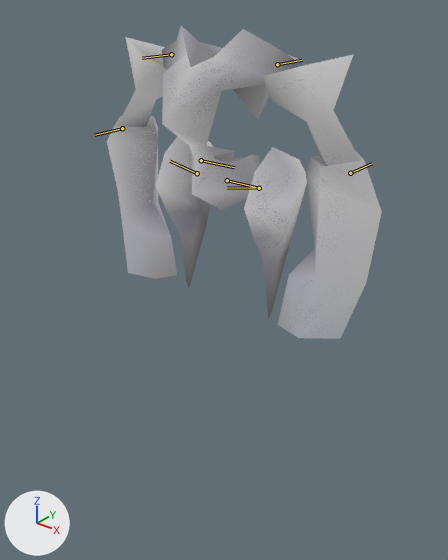
What one commit did to the glTF model assets/enemies/swordman_rare/swordman_rare.glb.
Before and after are seen from a 50 mm camera at (3.83, -4.84, 3.31) aimed at (-0.12, 0.1, 0.24). Lighting does not change. The marker at lower left points along +X, +Y and +Z. The older version comes first. The bones that bend it are drawn over the model as lines.

Objects in the first picture: 'b_262.001'.
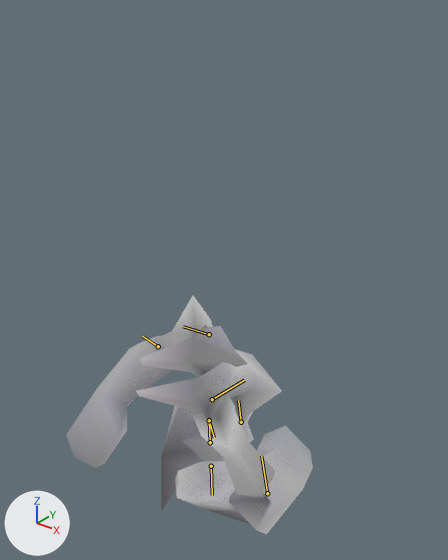
The newer file adds an action. The first version stands in its rest pose; the second is drawn at frame 5 of the action 'b062_stt'.

The edits, one by one:
Bone 'main_body' (bone_main_body) moves from (0.0, 0.0, 0.0) to (-3.342, -0.111, -0.19).
Bone 'main_body' (bone_main_body) turns from (0, 0, 0) to (131, 4, -1) degrees about its own x, y and z.
Bone 'l_upper_arm' (bone_l_upper_arm) turns from (0, 0, 0) to (-18, 5, 36) degrees about its own x, y and z.
Bone 'l_fore_arm' (bone_l_fore_arm) moves from (0.0, 0.0, 0.0) to (0.254, 0.728, 0.121).
Bone 'l_fore_arm' (bone_l_fore_arm) turns from (0, 0, 0) to (30, 20, -52) degrees about its own x, y and z.
Bone 'r_upper_arm' (bone_r_upper_arm) turns from (0, 0, 0) to (-14, 14, 20) degrees about its own x, y and z.
Bone 'r_fore_arm' (bone_r_fore_arm) moves from (0.0, 0.0, 0.0) to (0.081, 0.514, -0.243).
Bone 'r_fore_arm' (bone_r_fore_arm) turns from (0, 0, 0) to (-76, 51, 24) degrees about its own x, y and z.
Bone 'l_thigh' (bone_l_thigh) turns from (0, 0, 0) to (-10, -32, 24) degrees about its own x, y and z.
Bone 'r_thigh' (bone_r_thigh) turns from (0, 0, 0) to (1, 19, -16) degrees about its own x, y and z.

Pixel boxes [x1, y1, x2, y2] of what changed, in the pictures (448 x 560 px):
'b_262.001', posed (10% narrower, 24% shorter): before [107, 26, 382, 339]; after [66, 296, 313, 534]
bone 'main_body', root to tip: before (227, 180) to (259, 188); after (210, 442) to (209, 420)
bone 'l_upper_arm', root to tip: before (277, 64) to (302, 60); after (209, 334) to (183, 326)
bone 'l_fore_arm', root to tip: before (350, 173) to (372, 163); after (158, 346) to (142, 336)
bone 'r_upper_arm', root to tip: before (171, 54) to (142, 58); after (212, 399) to (244, 380)
bone 'r_fore_arm', root to tip: before (122, 128) to (94, 135); after (267, 493) to (261, 456)
bone 'l_thigh', root to tip: before (259, 188) to (227, 187); after (209, 420) to (214, 437)
bone 'r_thigh', root to tip: before (197, 173) to (170, 161); after (211, 466) to (212, 495)
